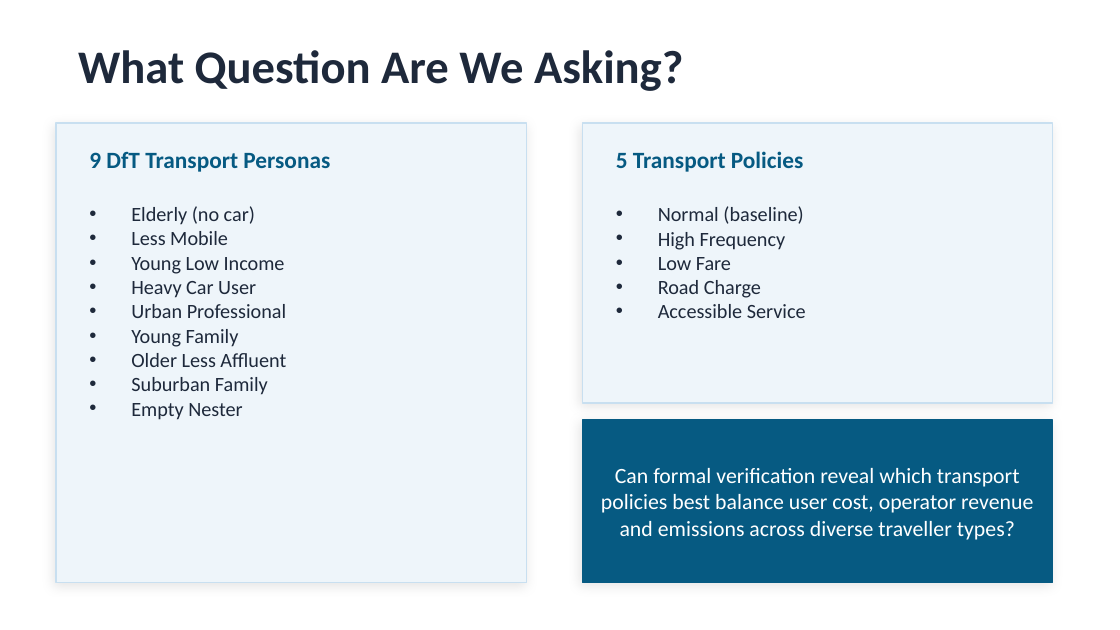
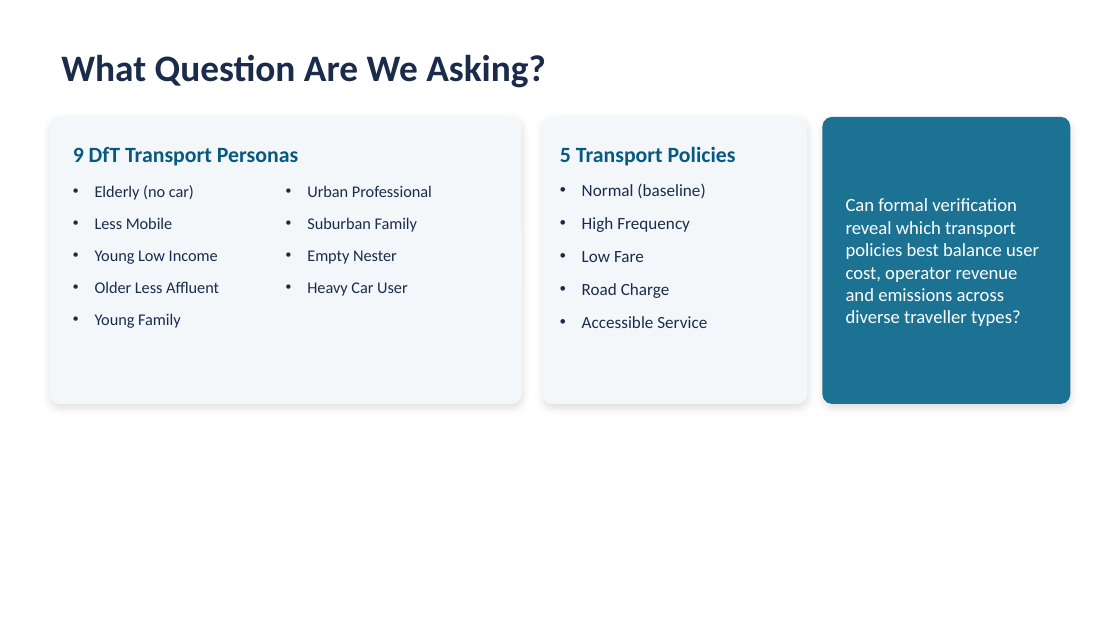
Before and after one commit to Hassan-Chamass/transport_personas_games, a slide deck: slide 2 of transport_smg_presentation.pptx. Drawn at 1120x630 pixels with LibreOffice and Linux fonts; fonts in the diff are those of the drawing. Boxes give left, top, right and bottom in pixels: in the first picture for what was removed or moved away, otherwise in the second. Text is boxed around its words. In the diff, an @@ line names an element or a change of style, - is before the commit and + after.

```diff
--- a/transport_smg_presentation.pptx
+++ b/transport_smg_presentation.pptx
@@ text "What Question Are We Asking?": place and size @@
-text "What Question Are We Asking?" at (78, 50, 683, 91)
+text "What Question Are We Asking?" at (61, 54, 546, 88)
@@ text "What Question Are We Asking?" at (61, 54, 546, 88): size 30 to 24 pt, text colour #1E293B to #1B2B4B @@
@@ rounded rectangle: place and size @@
-rounded rectangle at (56, 123, 526, 582)
+rounded rectangle at (50, 118, 521, 403)
@@ rounded rectangle at (50, 118, 521, 403): rectangle to rounded rectangle; fill #EEF5FA to #F4F7FA; outline #C8DFF0 1 pt to #F4F7FA 1 pt; shadow changed @@
@@ rounded rectangle added at (543, 118, 806, 403), fill #F4F7FA, outline #F4F7FA 1 pt @@
@@ rounded rectangle added at (823, 118, 1070, 403), fill #1C7293, outline #1C7293 1 pt @@
@@ text "9 DfT Transport Personas" at (73, 147, 298, 166): size 15 to 14 pt @@
@@ text "5 Transport Policies" at (560, 146, 736, 166): size 15 to 14 pt @@
@@ text "5 Transport Policies": place and size @@
-text "5 Transport Policies" at (616, 151, 803, 172)
+text "5 Transport Policies" at (560, 146, 736, 166)
@@ rectangle removed at (582, 123, 1053, 403) @@
@@ text "Can formal verification reveal which ...": place and size @@
-text "Can formal verification reveal which ..." at (601, 468, 1033, 540)
+text "Can formal verification reveal which ..." at (846, 198, 1039, 326)
@@ text "Can formal verification reveal which ..." at (846, 198, 1039, 326): size 14 to 12 pt; alignment centre to left @@
@@ text "Normal (baseline)": place and size @@
-text "Normal (baseline)" at (658, 206, 806, 318)
+text "Normal (baseline)" at (582, 183, 707, 328)
@@ text "Normal (baseline)" at (582, 183, 707, 328): size 13 to 11 pt, text colour #1E293B to #1B2B4B; indent changed; more space between paragraphs @@
@@ text "Elderly (no car)": place and size @@
-text "Elderly (no car)" at (131, 206, 286, 420)
+text "Elderly (no car)" at (95, 185, 219, 328)
@@ text at (95, 185, 218, 328): size 13 to 10.5 pt, text colour #1E293B to #1B2B4B in "Elderly (no car)", "Less Mobile", "Young Low Income", "Young Family"; indent changed; more space between paragraphs @@
@@ text added at (307, 185, 432, 296), 10.5 pt, text #1B2B4B @@
+• Urban Professional
+• Suburban Family
+• Empty Nester
+• Heavy Car User
@@ text at (95, 281, 219, 293): text changed; size 13 to 10.5 pt; text colour #1E293B to #1B2B4B @@
-• Heavy Car User
-• Urban Professional
+• Older Less Affluent
@@ text at (131, 353, 286, 420): paragraphs removed @@
-• Older Less Affluent
-• Suburban Family
-• Empty Nester
@@ rectangle removed at (582, 420, 1053, 582) @@
```
Also in this commit, not shown: 4 other slides changed, 8 slides added, 3 slides removed, 8 other files.
